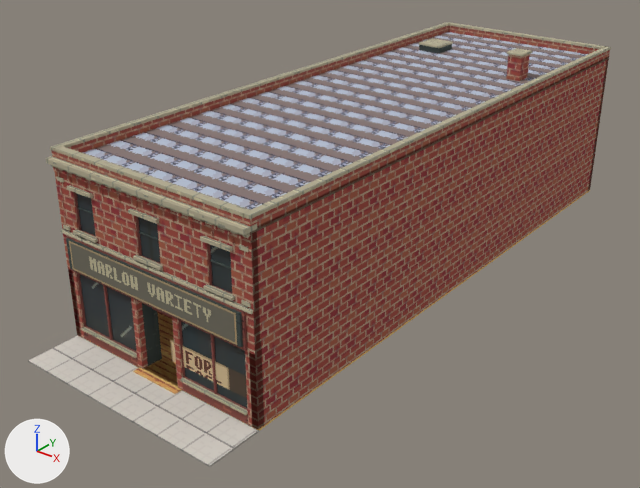
The Blender file prototypes/five-and-dime/marlow-closed.blend: old version first, new version second.
One viewpoint serves both versions: a 50 mm lens placed at (22.3, -18.1, 19.3), pointed at (-0.8, 10.7, 1.4). The axes (+X, +Y, +Z) are drawn at lower left. The lights are the same throughout. The older version comes first. Objects named as collision shapes, trigger or cutter boxes, shadow casters or lower levels of detail are left out.

Script lines for the objects in view, before the commit:
```python
ob_building_shell__03 = bpy.data.objects.new('building_shell__03', me_ground_level_timber_floor)
ob_building_shell__03.parent = ob_building_shell
ob_building_shell__03.location = (0.0, 0.0, 0.0)
ob_roof_and_parapet__02 = bpy.data.objects.new('roof_and_parapet__02', me_continuous_roof_deck)
ob_roof_and_parapet__02.parent = ob_roof_and_parapet
ob_roof_and_parapet__02.location = (0.0, 0.0, 0.0)
ob_roof_and_parapet__03 = bpy.data.objects.new('roof_and_parapet__03', me_rear_roof_scuttle)
ob_roof_and_parapet__03.parent = ob_roof_and_parapet
ob_roof_and_parapet__03.location = (0.0, 0.0, 0.0)
ob_sign_for_lease = bpy.data.objects.new('sign_for_lease', me_sign_for_lease)
ob_sign_for_lease.parent = ob_building_shell
ob_sign_for_lease.location = (0.0, 0.0, 0.0)
# also in view: 'Shared street sidewalk' at (0.0, -1.2, 0.0); 'building_shell__00' at (0.0, 14.0, 3.6); 'building_shell__04' at (0.0, 14.0, 3.9); 'roof_and_parapet__00' at (0.0, 13.9, 8.2); 'building_shell__06' at (0.0, 14.0, 3.7)
```
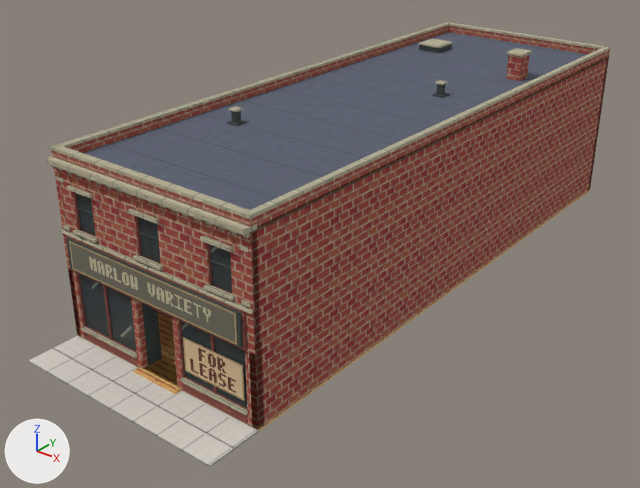
Pixel boxes (x1, y1, x2, y2) of what changed, in the pictures (640 x 488 px):
'roof_and_parapet__02', surface changed (grey to blue)
    both: (83, 32, 588, 210)
'sign_for_lease', reshaped
    before: (170, 340, 247, 398)
    after: (183, 337, 244, 401)
'roof_and_parapet__03', reshaped
    before: (419, 44, 452, 53)
    after: (227, 44, 452, 126)
part 3 of me_rear_roof_scuttle, added
    after: (227, 120, 246, 126)
part 4 of me_rear_roof_scuttle, added
    after: (231, 111, 241, 123)
part 5 of me_rear_roof_scuttle, added
    after: (432, 93, 449, 98)
part 6 of me_rear_roof_scuttle, added
    after: (437, 84, 446, 95)

Diff of the bpy script that builds the scene:
```diff
--- a/prototypes/five-and-dime/marlow-closed.blend.py
+++ b/prototypes/five-and-dime/marlow-closed.blend.py
@@ img_membrane_png @@
+img_membrane_png = load_image('membrane.png', '_unpacked/membrane.png', 128, 128, 'sRGB')
@@ mat_roof_built_up @@
 mat_roof_built_up = principled_material('roof_built_up')
-mat_roof_built_up.texture = img_tar_png
+mat_roof_built_up.texture = img_membrane_png
 mat_roof_built_up.roughness = 0.96
@@ me_sign_for_lease @@
 # used by ob_sign_for_lease; parent = ob_building_shell; location = (0.0, 0.0, 0.0)
-me_sign_for_lease.from_pydata(...)  # 4 vertices, 1 face; spans x 0.65..4.99, y 0.11, z 1.1..2.03
-me_sign_for_lease.vertices[0].co = (0.65, 0.11, 1.1)  # pixel (172, 360)
-me_sign_for_lease.vertices[1].co = (4.99, 0.11, 1.1)  # pixel (259, 404)
-me_sign_for_lease.vertices[2].co = (4.99, 0.11, 2.03)  # pixel (258, 382)
-me_sign_for_lease.vertices[3].co = (0.65, 0.11, 2.03)  # pixel (170, 339)
+me_sign_for_lease.from_pydata(...)  # 4 vertices, 1 face; spans x 1.41..4.36, y 0.05, z 1.0..2.47
+# me_sign_for_lease part 1
+me_sign_for_lease.vertices[0].co = (1.41, 0.05, 1.0)  # pixel (185, 371)
+me_sign_for_lease.vertices[1].co = (4.36, 0.05, 1.0)  # pixel (244, 401)
+me_sign_for_lease.vertices[2].co = (4.36, 0.05, 2.47)  # pixel (242, 365)
+me_sign_for_lease.vertices[3].co = (1.41, 0.05, 2.47)  # pixel (182, 336)
 me_sign_for_lease.materials.append(mat_sign_name)
@@ me_continuous_roof_deck @@
 me_continuous_roof_deck.from_pydata(...)  # 8 vertices, 6 faces; spans x -4.9..4.9, y 0.1..27.9, z 7.6..7.8
 # used by ob_roof_and_parapet__02; parent = ob_roof_and_parapet; location = (0.0, 0.0, 0.0)
+# me_continuous_roof_deck part 2: texture (UV) coordinates of 6 of 6 faces, centred in x -4.9..4.9, y 0.1..27.9, z 7.6..7.8, changed; they spanned u -22.5..22.5, v 0.06..22.5 and now span u -5.63..5.63, v 0.02..5.63
 me_continuous_roof_deck.materials.append(mat_roof_built_up)
@@ me_rear_roof_scuttle @@
 # used by ob_roof_and_parapet__03; parent = ob_roof_and_parapet; location = (0.0, 0.0, 0.0)
-me_rear_roof_scuttle.from_pydata(...)  # 8 vertices, 6 faces; spans x -3.64..-2.37, y 22.89..24.18, z 7.75..8.05
+me_rear_roof_scuttle.from_pydata(...)  # 40 vertices, 30 faces; spans x -3.64..2.16, y 7.11..24.18, z 7.75..8.32
+# me_rear_roof_scuttle part 3: a new loose piece, a box spanning x -2.88..-2.32, y 7.11..7.65, z 7.75..7.815, in mat_detail_frames (picture img_iron_png)
+# me_rear_roof_scuttle part 4: a new loose piece, a box spanning x -2.74..-2.46, y 7.24..7.52, z 7.815..8.32, in mat_detail_frames (picture img_iron_png)
+# me_rear_roof_scuttle part 5: a new loose piece, a box spanning x 1.6..2.16, y 15.89..16.43, z 7.75..7.815, in mat_detail_frames (picture img_iron_png)
+# me_rear_roof_scuttle part 6: a new loose piece, a box spanning x 1.74..2.02, y 16.02..16.3, z 7.815..8.32, in mat_detail_frames (picture img_iron_png)
 me_rear_roof_scuttle.materials.append(mat_detail_frames)
```
